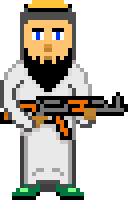
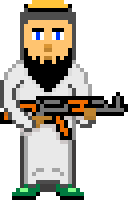
The second 128 × 200 image is a revision of the first. Changes to its layers:
painted on "Layer 1" over [48, 116, 52, 120]
